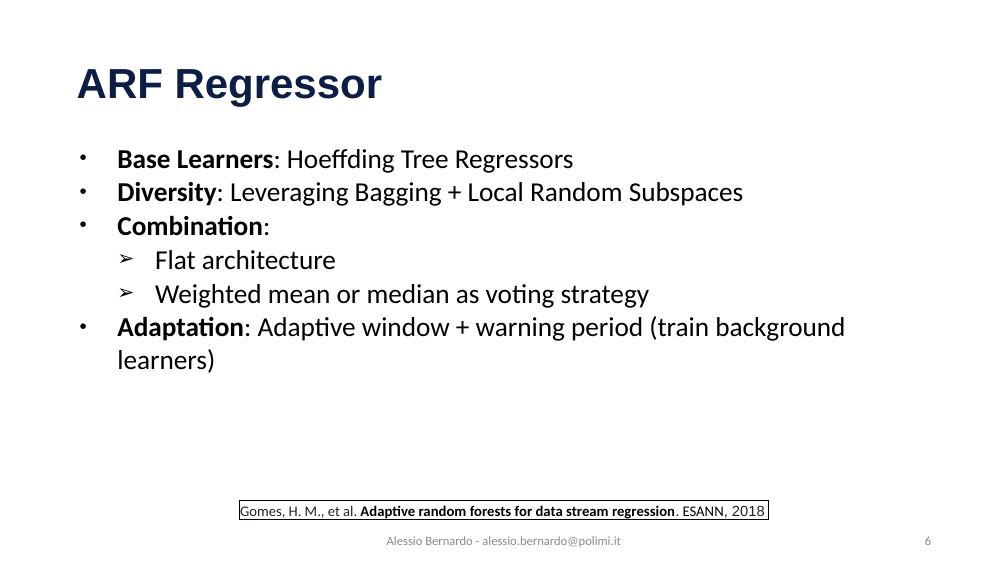
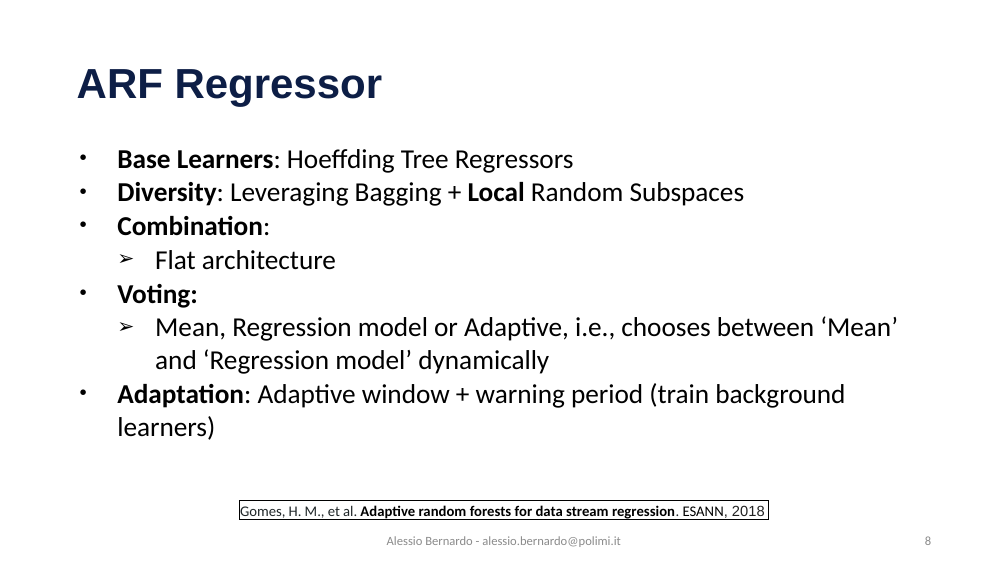
Before and after one commit to emanueledellavalle/streaming-data-analytics, a slide deck: slide 8 of lectures/12_SML_predicting-data-streams/12_3_Regression.pptx (slide 6 before the commit). Drawn at 1008x567 pixels with LibreOffice and Linux fonts; fonts in the diff are those of the drawing; background and template pictures are left out. Boxes give left, top, right and bottom in pixels: in the first picture for what was removed or moved away, otherwise in the second. Text is boxed around its words. In the diff, an @@ line names an element or a change of style, - is before the commit and + after.

```diff
--- a/lectures/12_SML_predicting-data-streams/12_3_Regression.pptx
+++ b/lectures/12_SML_predicting-data-streams/12_3_Regression.pptx
@@ text at (117,182,745,206): bold on in "Local" @@
@@ text at (117,284,898,374): text changed @@
-  ➢ Weighted mean or median as voting strategy
+• Voting:
+  ➢ Mean, Regression model or Adaptive, i.e., chooses between ‘Mean’ and ‘Regression model’ dynamically
```
Also in this commit, not shown: 2 other slides changed, 3 slides added, 12 other files.
